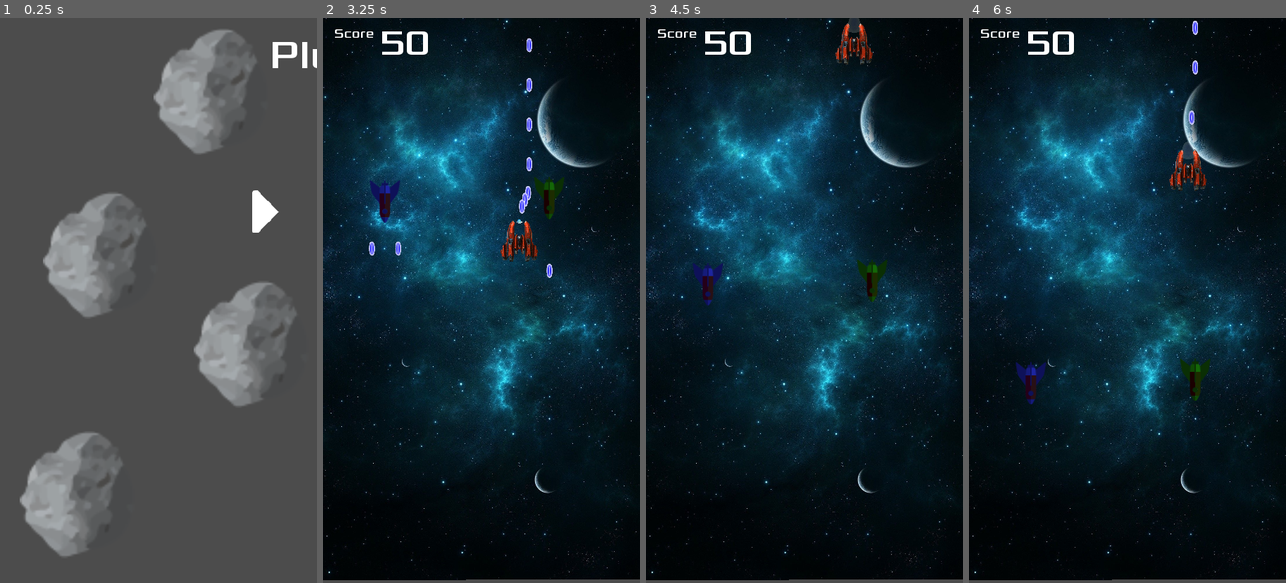
Above: before the commit, frames 1-4 (left to right).
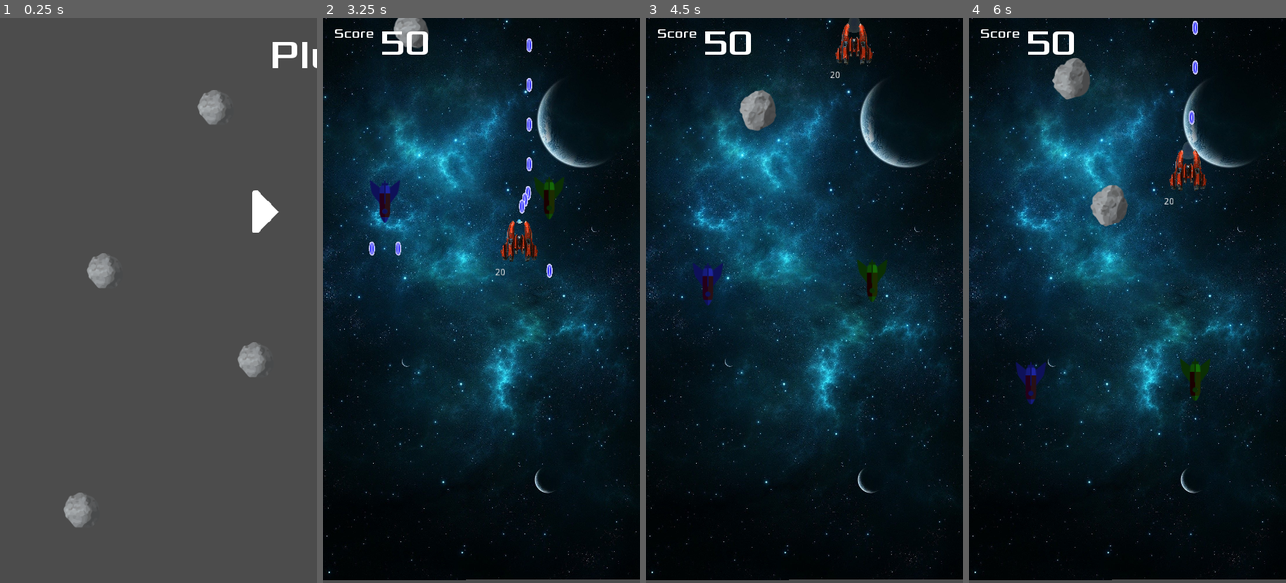
Above: after the commit, the same moments.

Repository: lucaspsantana/plutao
Game: Godot game, scene res://src/gui/Screens.tscn
Two runs of this game, one before a commit and one after it. Both use one fixed random seed, a clock stepped at 60 frames per second and the inputs below.
Inputs (mouse positions are in pixels of both pictures, inside the frame that each line leads up to):
- Up to frame 1 (0.25 s): no input
- Up to frame 2 (3.25 s): click (424, 210) at 0.5 s; move the mouse to (551, 272) at 1.27 s; click (551, 272) at 1.42 s; drag from (418, 328) to (532, 345) at 2.02 s; move the mouse to (513, 176) at 2.77 s; click (513, 176) at 2.92 s
- Up to frame 3 (4.5 s): drag from (788, 413) to (852, 18) at 3.52 s; move the mouse to (899, 385) at 4.27 s; click (899, 385) at 4.42 s
- Up to frame 4 (6 s): drag from (1032, 215) to (1197, 147) at 5.02 s; move the mouse to (1143, 300) at 5.77 s; click (1143, 300) at 5.92 s

The runs differ from the first frame. In frame 1, 15% of the frame differs, in the area x 6-94%, y 2-96%; in frame 2, 0.4%; in frame 3, 0.6%; in frame 4, 1.3%.

Commit message:
Asteroids and animation

Diff:
--- a/src/Actors/Player.gd
+++ b/src/Actors/Player.gd
@@ -3,8 +3,23 @@
 export var speed: = 500
 var target: = Vector2()
 onready var anim_Player: AnimationPlayer = get_node("ShootAnimation")
+var life: = 20
 
 var screen_size
+
+func _on_Timer_timeout():
+	print("shoot")
+	limit_shoots()
+
+func _on_EnemyDetector_area_entered(area):
+	if area.name != "Player":
+		life -=1
+		if life <= 0:
+			$CollisionShape2D.set_deferred("disabled", true)
+			$EnemyDetector/CollisionShape2D.set_deferred("disabled", true)
+			Settings.death = true
+			get_tree().change_scene("res://src/gui/Screens.tscn")
+			queue_free()
 
 func _ready():
 	screen_size = get_viewport_rect().size
@@ -27,22 +42,13 @@
 	position += velocity * delta
 	position.x = clamp(position.x, 0, screen_size.x)
 	position.y = clamp(position.y, 0, screen_size.y)
-
-
+	$Life.text = str(life)
 
 func start(pos):
 	position = pos
 	target = pos
 	show()
 	$CollisionShape2D.disabled = false
-
-func _on_EnemyDetector_body_entered(body):
-	if body.name != "Player":
-		$CollisionShape2D.set_deferred("disabled", true)
-		$EnemyDetector/CollisionShape2D.set_deferred("disabled", true)
-		Settings.death = true
-		get_tree().change_scene("res://src/gui/Screens.tscn")
-		queue_free()
 
 func shoot():
 	anim_Player.play("shoot")
@@ -54,7 +60,3 @@
 func limit_shoots():
 	if get_tree().get_nodes_in_group("bullet").size() < 50:
 		shoot()
-
-
-func _on_Timer_timeout():
-	limit_shoots()
--- a/src/Actors/Player.tscn
+++ b/src/Actors/Player.tscn
@@ -92,6 +92,7 @@
 
 [node name="Timer" type="Timer" parent="."]
 wait_time = 0.1
+autostart = true
 
 [node name="ShootAnimation" type="AnimationPlayer" parent="."]
 anims/shoot = SubResource( 3 )
@@ -100,5 +101,15 @@
 visible = false
 scale = Vector2( 0.135746, 0.11585 )
 texture = ExtResource( 8 )
+
+[node name="Life" type="Label" parent="."]
+margin_left = -37.0
+margin_top = 41.0
+margin_right = 41.0
+margin_bottom = 69.0
+__meta__ = {
+"_edit_use_anchors_": false
+}
+[connection signal="area_entered" from="EnemyDetector" to="." method="_on_EnemyDetector_area_entered"]
 [connection signal="body_entered" from="EnemyDetector" to="." method="_on_EnemyDetector_body_entered"]
 [connection signal="timeout" from="Timer" to="." method="_on_Timer_timeout"]
--- a/src/Levels/Level.tscn
+++ b/src/Levels/Level.tscn
@@ -7,6 +7,7 @@
 [ext_resource path="res://src/Levels/Level.gd" type="Script" id=5]
 [ext_resource path="res://assets/audio/music_back.ogg" type="AudioStream" id=6]
 [ext_resource path="res://assets/space.jpg" type="Texture" id=7]
+[ext_resource path="res://src/Objects/AsteroidsGenerator.tscn" type="PackedScene" id=8]
 
 [node name="Level" type="Node"]
 script = ExtResource( 5 )
@@ -53,3 +54,5 @@
 stream = ExtResource( 6 )
 
 [node name="CanvasLayer2" parent="." instance=ExtResource( 3 )]
+
+[node name="Node" parent="." instance=ExtResource( 8 )]
--- a/src/Objects/Asteroid.gd
+++ b/src/Objects/Asteroid.gd
@@ -1,3 +1,35 @@
 extends Area2D
 
-var velocity: = 100
+var speed: = 100
+var velocity = Vector2()
+var randon_x = 0.3 #randi()%5-5
+var randon_y = 1
+var life: = 0
+
+onready var explosion_anim: AnimationPlayer = $explosion_anim
+
+func _ready():
+	print(randon_x)
+	print(randon_y)
+	velocity.x = randon_x
+	velocity.y = randon_y
+
+
+func _physics_process(delta):
+	velocity = velocity.normalized() * speed
+	position += velocity * delta
+	print(position)
+	print(delta)
+
+func _on_Visibility_screen_exited():
+	queue_free() # Replace with function body.
+
+
+func _on_Asteroid_area_entered(area):
+	print(area.name)
+	life += 1
+	if life == 5 or area.name == "EnemyDetector":
+		Settings.score += 20
+		explosion_anim.play("explosion")
+		yield(explosion_anim, "animation_finished")
+		queue_free()
--- a/src/Objects/Asteroid.tscn
+++ b/src/Objects/Asteroid.tscn
@@ -9,8 +9,16 @@
 [ext_resource path="res://assets/images/asteroid/Ativo 6.png" type="Texture" id=7]
 [ext_resource path="res://assets/images/asteroid/Ativo 1.png" type="Texture" id=8]
 [ext_resource path="res://src/Objects/Asteroid.gd" type="Script" id=9]
+[ext_resource path="res://assets/images/explosion/Ativo 1.png" type="Texture" id=10]
+[ext_resource path="res://assets/images/explosion/Ativo 2.png" type="Texture" id=11]
+[ext_resource path="res://assets/images/explosion/Ativo 3.png" type="Texture" id=12]
+[ext_resource path="res://assets/images/explosion/Ativo 4.png" type="Texture" id=13]
+[ext_resource path="res://assets/images/explosion/Ativo 5.png" type="Texture" id=14]
+[ext_resource path="res://assets/images/explosion/Ativo 6.png" type="Texture" id=15]
+[ext_resource path="res://assets/images/explosion/Ativo 7.png" type="Texture" id=16]
+[ext_resource path="res://assets/images/explosion/Ativo 8.png" type="Texture" id=17]
 
-[sub_resource type="SpriteFrames" id=2]
+[sub_resource type="SpriteFrames" id=1]
 animations = [ {
 "frames": [ ExtResource( 8 ), ExtResource( 3 ), ExtResource( 1 ), ExtResource( 2 ), ExtResource( 7 ), ExtResource( 4 ), ExtResource( 5 ), ExtResource( 6 ) ],
 "loop": true,
@@ -18,20 +26,86 @@
 "speed": 5.0
 } ]
 
-[sub_resource type="CircleShape2D" id=1]
-radius = 80.3907
+[sub_resource type="CircleShape2D" id=2]
+radius = 24.4566
+
+[sub_resource type="Animation" id=3]
+resource_name = "explosion"
+length = 0.8
+tracks/0/type = "value"
+tracks/0/path = NodePath("explosion:visible")
+tracks/0/interp = 1
+tracks/0/loop_wrap = true
+tracks/0/imported = false
+tracks/0/enabled = true
+tracks/0/keys = {
+"times": PoolRealArray( 0 ),
+"transitions": PoolRealArray( 1 ),
+"update": 1,
+"values": [ true ]
+}
+tracks/1/type = "value"
+tracks/1/path = NodePath("AnimatedSprite:visible")
+tracks/1/interp = 1
+tracks/1/loop_wrap = true
+tracks/1/imported = false
+tracks/1/enabled = true
+tracks/1/keys = {
+"times": PoolRealArray( 0 ),
+"transitions": PoolRealArray( 1 ),
+"update": 1,
+"values": [ false ]
+}
+tracks/2/type = "value"
+tracks/2/path = NodePath("explosion:texture")
+tracks/2/interp = 1
+tracks/2/loop_wrap = true
+tracks/2/imported = false
+tracks/2/enabled = true
+tracks/2/keys = {
+"times": PoolRealArray( 0, 0.1, 0.2, 0.3, 0.4, 0.5, 0.6, 0.7 ),
+"transitions": PoolRealArray( 1, 1, 1, 1, 1, 1, 1, 1 ),
+"update": 1,
+"values": [ ExtResource( 10 ), ExtResource( 11 ), ExtResource( 12 ), ExtResource( 13 ), ExtResource( 14 ), ExtResource( 15 ), ExtResource( 16 ), ExtResource( 17 ) ]
+}
+tracks/3/type = "value"
+tracks/3/path = NodePath("explosion:modulate")
+tracks/3/interp = 1
+tracks/3/loop_wrap = true
+tracks/3/imported = false
+tracks/3/enabled = true
+tracks/3/keys = {
+"times": PoolRealArray( 0, 0.8 ),
+"transitions": PoolRealArray( 1, 1 ),
+"update": 0,
+"values": [ Color( 1, 1, 1, 1 ), Color( 1, 1, 1, 0 ) ]
+}
 
 [node name="Asteroid" type="Area2D"]
-position = Vector2( 200, 500 )
-collision_layer = 2147483650
+position = Vector2( 229.924, 5.65363 )
+collision_layer = 8
+collision_mask = 5
 script = ExtResource( 9 )
 
 [node name="AnimatedSprite" type="AnimatedSprite" parent="."]
-scale = Vector2( 3, 3 )
-frames = SubResource( 2 )
+frames = SubResource( 1 )
 animation = "spin"
-frame = 3
 playing = true
 
 [node name="CollisionShape2D" type="CollisionShape2D" parent="."]
-shape = SubResource( 1 )
+shape = SubResource( 2 )
+
+[node name="Visibility" type="VisibilityNotifier2D" parent="."]
+position = Vector2( -1.18921, -0.594624 )
+scale = Vector2( 1.71353, 1.8919 )
+
+[node name="explosion_anim" type="AnimationPlayer" parent="."]
+anims/explosion = SubResource( 3 )
+
+[node name="explosion" type="Sprite" parent="."]
+visible = false
+position = Vector2( -0.63475, 0.31905 )
+scale = Vector2( 0.5, 0.5 )
+texture = ExtResource( 10 )
+[connection signal="area_entered" from="." to="." method="_on_Asteroid_area_entered"]
+[connection signal="screen_exited" from="Visibility" to="." method="_on_Visibility_screen_exited"]
--- /dev/null
+++ b/src/Objects/AsteroidsGenerator.gd
@@ -0,0 +1,26 @@
+extends Node
+
+var dir: = Vector2(1,1)
+
+
+var pos: = ["Position2D1","Position2D2", "Position2D3", "Position2D4", "Position2D5"]
+
+func _on_Timer_timeout():
+	print("Criou")
+	create_asteroids()
+
+func _ready():
+	create_asteroids()
+	$Timer.start()
+
+
+func create_asteroids():
+	var index: = randi()%4+0
+	var asteroid: = preload("res://src/Objects/Asteroid.tscn")
+	var Scene: = asteroid.instance()
+	Scene.position = get_node(pos[index]).position
+	get_parent().add_child(Scene)
+	if index < 2:
+		Scene.randon_x *= -1
+	elif index == 2:
+		Scene.randon_x =  0.1
--- /dev/null
+++ b/src/Objects/AsteroidsGenerator.tscn
@@ -0,0 +1,24 @@
+[gd_scene load_steps=2 format=2]
+
+[ext_resource path="res://src/Objects/AsteroidsGenerator.gd" type="Script" id=1]
+
+[node name="Node" type="Node"]
+script = ExtResource( 1 )
+
+[node name="Position2D1" type="Position2D" parent="."]
+
+[node name="Position2D2" type="Position2D" parent="."]
+position = Vector2( 127.245, 2.37839 )
+
+[node name="Position2D3" type="Position2D" parent="."]
+position = Vector2( 246.166, 3.56763 )
+
+[node name="Position2D4" type="Position2D" parent="."]
+position = Vector2( 366.276, 1.18921 )
+
+[node name="Position2D5" type="Position2D" parent="."]
+position = Vector2( 481.629, 1.18922 )
+
+[node name="Timer" type="Timer" parent="."]
+wait_time = 2.0
+[connection signal="timeout" from="Timer" to="." method="_on_Timer_timeout"]
--- /dev/null
+++ b/src/Test/Test.gd
@@ -0,0 +1,26 @@
+extends Node
+
+var dir: = Vector2(1,1)
+
+
+var pos: = ["Position2D1","Position2D2", "Position2D3", "Position2D4", "Position2D5"]
+
+func _on_Timer_timeout():
+	print("Criou")
+	create_asteroids()
+
+func _ready():
+	create_asteroids()
+	$Timer.start()
+
+
+func create_asteroids():
+	var index: = randi()%4+0
+	var asteroid: = preload("res://src/Objects/Asteroid.tscn")
+	var Scene: = asteroid.instance()
+	Scene.position = get_node(pos[index]).position
+	get_parent().add_child(Scene)
+	if index < 2:
+		Scene.randon_x *= -1
+	elif index == 2:
+		Scene.randon_x =  0.1
--- /dev/null
+++ b/src/Test/Test.tscn
@@ -0,0 +1,24 @@
+[gd_scene load_steps=2 format=2]
+
+[ext_resource path="res://src/Test/Test.gd" type="Script" id=2]
+
+[node name="AsteroidsGenerator" type="Node"]
+script = ExtResource( 2 )
+
+[node name="Position2D1" type="Position2D" parent="."]
+
+[node name="Position2D2" type="Position2D" parent="."]
+position = Vector2( 127.245, 2.37839 )
+
+[node name="Position2D3" type="Position2D" parent="."]
+position = Vector2( 246.166, 3.56763 )
+
+[node name="Position2D4" type="Position2D" parent="."]
+position = Vector2( 366.276, 1.18921 )
+
+[node name="Position2D5" type="Position2D" parent="."]
+position = Vector2( 481.629, 1.18922 )
+
+[node name="Timer" type="Timer" parent="."]
+wait_time = 5.0
+[connection signal="timeout" from="Timer" to="." method="_on_Timer_timeout"]
Binary file added: assets/images/explosion/Ativo 1.png
Not shown, added: assets/images/explosion/Ativo 1.png.import
Binary file added: assets/images/explosion/Ativo 2.png
Not shown, added: assets/images/explosion/Ativo 2.png.import
Binary file added: assets/images/explosion/Ativo 3.png
Not shown, added: assets/images/explosion/Ativo 3.png.import
Binary file added: assets/images/explosion/Ativo 4.png
Not shown, added: assets/images/explosion/Ativo 4.png.import
Binary file added: assets/images/explosion/Ativo 5.png
Not shown, added: assets/images/explosion/Ativo 5.png.import
Binary file added: assets/images/explosion/Ativo 6.png
Not shown, added: assets/images/explosion/Ativo 6.png.import
(and 7 more such lines)
